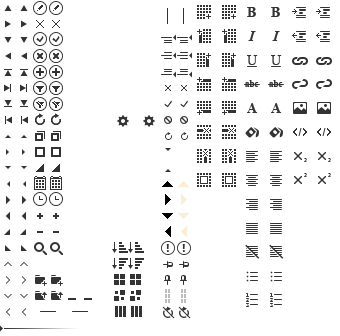
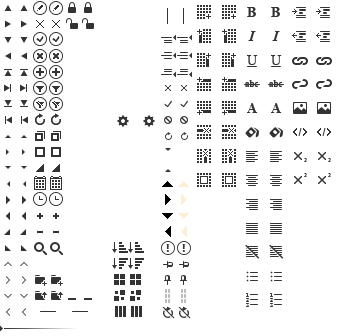
Comparing the layer stacks of the two w=340, h=336 images. Changes:
added group "Lock" with 5 layers above "table hover" over [66,2,94,29]
added layer "unlock hover" in group "Lock" over [82,18,94,29]
added layer "unlock" in group "Lock" over [66,18,78,29]
added layer "lock hover" in group "Lock" over [84,2,92,13]
added layer "lock" in group "Lock" over [68,2,76,13]
